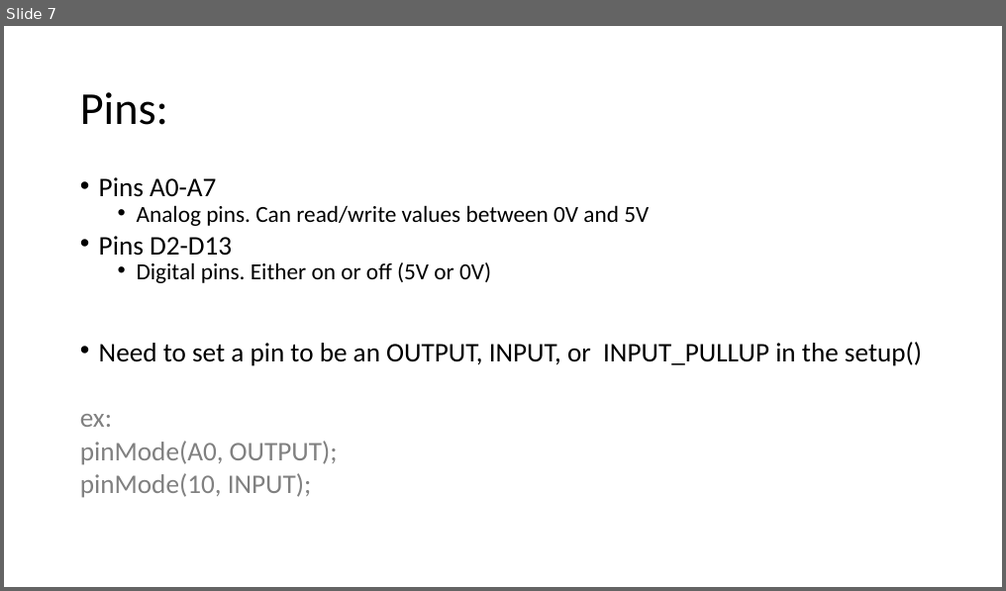
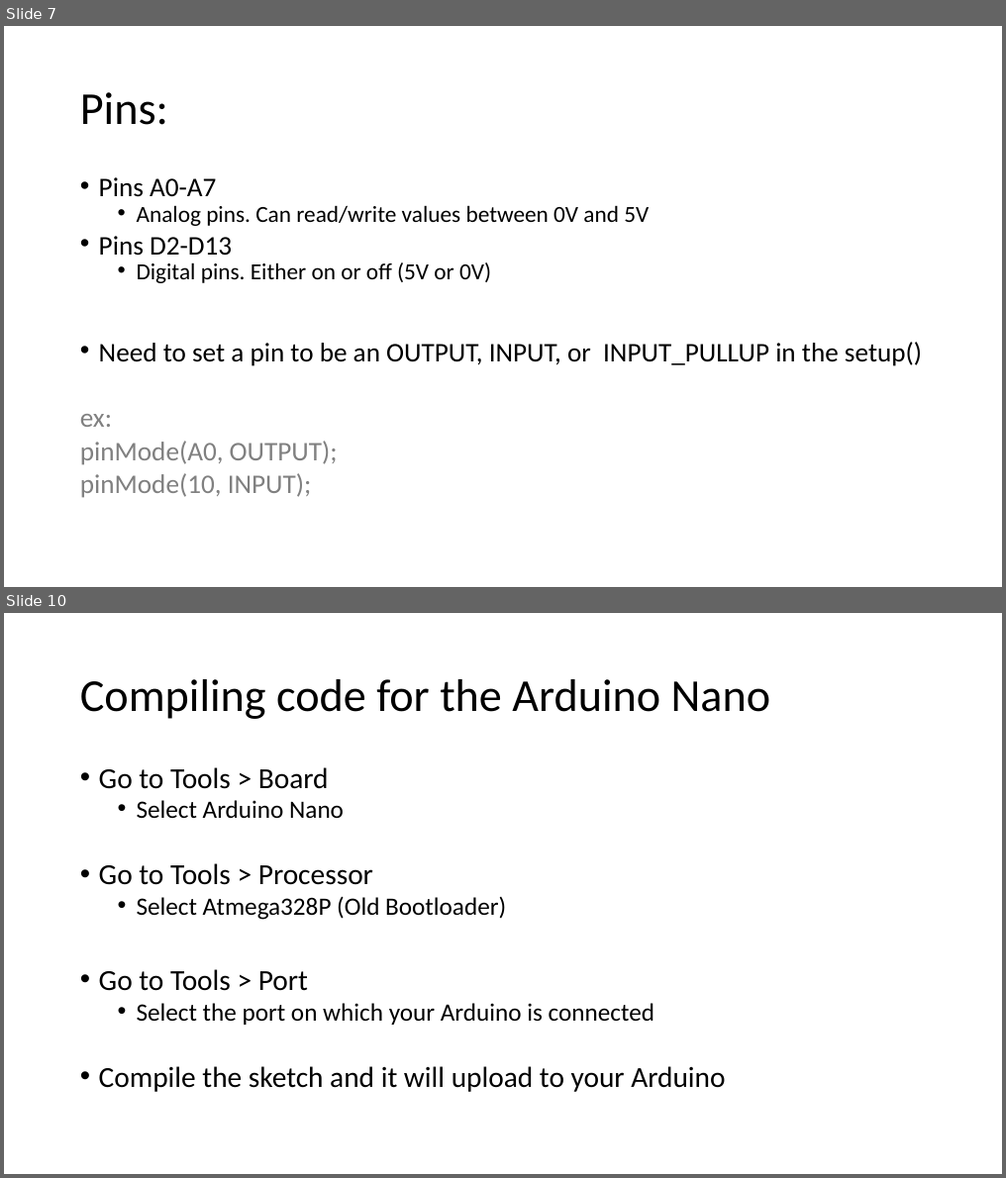
Before and after one commit to Runtime-Learner/McGill-BattleBots-Club, a slide deck: ECSE/Workshop-2/workshop2.pptx. Shown one above the other, each under a label of ours: slide 7 before the commit, slides 7 and 10 after it; the slides between them are not shown. The pictures are 1006x591 and 1006x1178 pixels, drawn with LibreOffice and Linux fonts; fonts in the diff are those of the drawing. Boxes give left, top, right and bottom in pixels: in the first picture for what was removed or moved away, otherwise in the second. Text is boxed around its words. In the diff, an @@ line names an element or a change of style, - is before the commit and + after.

```diff
--- a/ECSE/Workshop-2/workshop2.pptx
+++ b/ECSE/Workshop-2/workshop2.pptx
@@ slide 10 added at (4, 613, 1002, 1174), background #FFFFFF @@
@@ title added at (80, 679, 771, 719), 44 pt, text #000000 @@
+Compiling code for the Arduino Nano
@@ text added at (99, 767, 725, 1092), 28 pt, text #000000 @@
+• Go to Tools > Board
+  • Select Arduino Nano
+• Go to Tools > Processor
+  • Select Atmega328P (Old Bootloader)
+• Go to Tools > Port
+  • Select the port on which your Arduino is connected
+• Compile the sketch and it will upload to your Arduino
```
Also in this commit, not shown: 3 slides changed, 4 other slides added, 4 other files.
